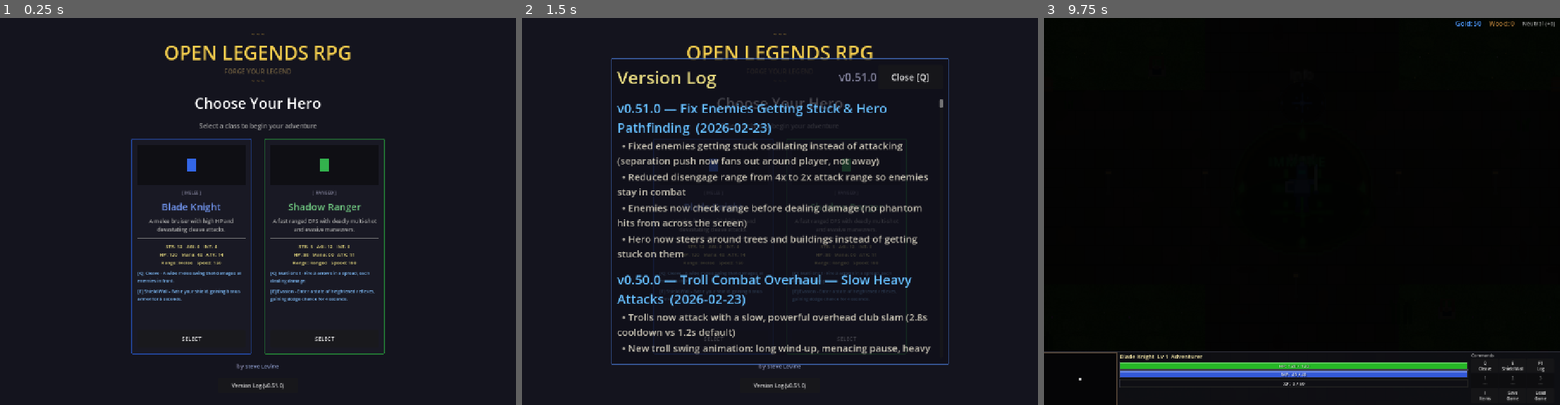
Above: before the commit, frames 1-3 (left to right).
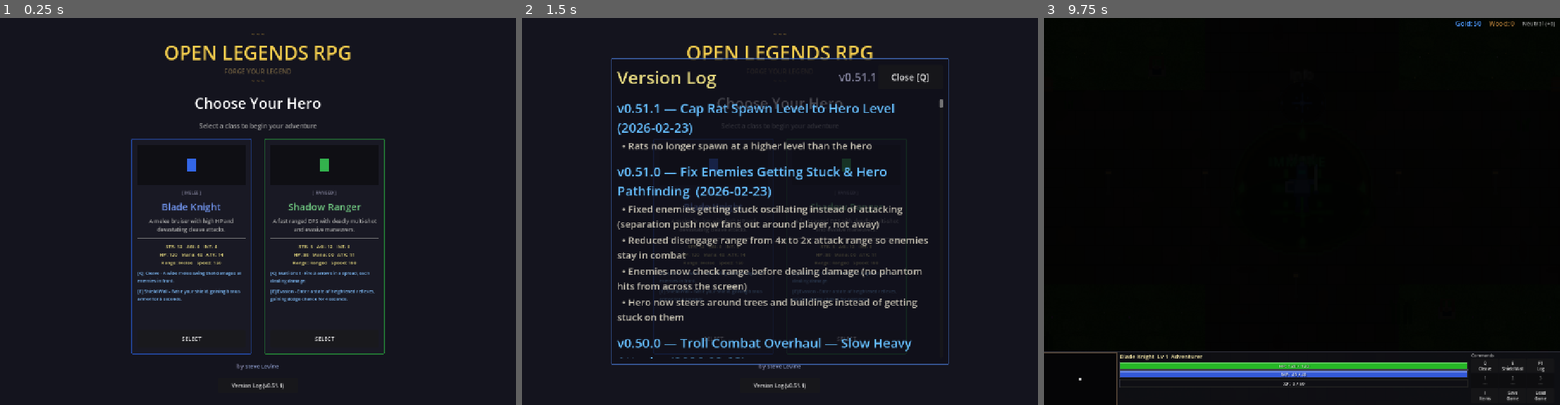
Above: after the commit, the same moments.

Repository: slxny/legends-open-rpg
Game: Godot game, scene res://scenes/main.tscn
Two runs of this game, one before a commit and one after it. Both use one fixed random seed, a clock stepped at 60 frames per second and the inputs below.
Inputs (mouse positions are in pixels of both pictures, inside the frame that each line leads up to):
- Up to frame 1 (0.25 s): no input
- Up to frame 2 (1.5 s): click "Version Log (v0.51.0)" (after the commit: "Version Log (v0.51.1)") at 0.5 s; click "SELECT" at 1.25 s
- Up to frame 3 (9.75 s): click "SELECT" at 2 s; tap Enter at 2.75, 4.25, 5.75 s; move the mouse to (1415, 192) at 2.77 s; hold D (move_right) 2.78-3.5 s; hold Q (ability_1) 2.78-3.5 s; click (1415, 192) at 2.92 s; tap Space (attack) at 3.5, 6.5 s; drag from (1198, 230) to (1276, 288) at 3.52 s; move the mouse to (1353, 126) at 4.27 s; hold D (move_right) 4.28-5 s; hold Space (attack) 4.28-5 s; drag from (1276, 288) to (1147, 153) at 5.02 s; move the mouse to (1456, 269) at 5.77 s; hold A (move_left) 5.78-6.5 s; tap 1 at 5.85 s; drag from (1147, 153) to (1224, 114) at 6.52 s; move the mouse to (1327, 211) at 7.27 s; hold S (move_down) 7.28-8 s; tap 3 at 7.35 s; click (1327, 211) at 7.42 s; drag from (1224, 114) to (1198, 230) at 8.02 s; move the mouse to (1415, 192) at 8.77 s; hold W (move_up) 8.78-9.5 s; hold Q (ability_1) 8.78-9.5 s; drag from (1198, 230) to (1276, 288) at 9.52 s

The runs differ from the first frame. In frame 1, less than 0.1% of the frame differs, in the area x 54-55%, y 94-96%; in frame 2, 10%, in the area x 18-80%, y 14-96%; in frame 3, nothing differs.

Commit message:
Cap rat spawn level to hero level
Rats could previously spawn up to player_level + 2 due to the global
enemy scaling formula. Now rat scaled_level is clamped to the hero's
current level so they never outpace the player.

https://claude.ai/code/session_01L3b9EJLMRKJDXXWSLJCZYh

Diff:
--- a/scenes/enemies/creep_camp.gd
+++ b/scenes/enemies/creep_camp.gd
@@ -324,6 +324,10 @@
 
 		# Scale enemy level to at least match the player's level (+0 to 2 bonus)
 		var scaled_level = max(base_level, player_level + randi_range(0, 2))
+
+		# Rats should never exceed the hero's level
+		if camp_type == "rat":
+			scaled_level = mini(scaled_level, player_level)
 
 		# Compute effective stats level: dampen growth for levels above natural range
 		# Boosted levels contribute at 85% rate so enemies genuinely match the hero
--- a/scenes/ui/changelog_dialog.gd
+++ b/scenes/ui/changelog_dialog.gd
@@ -9,9 +9,17 @@
 var _is_visible: bool = false
 var _is_mobile: bool = false
 
-const GAME_VERSION := "v0.51.0"
+const GAME_VERSION := "v0.51.1"
 
 const CHANGELOG: Array[Dictionary] = [
+	{
+		"version": "v0.51.1",
+		"title": "Cap Rat Spawn Level to Hero Level",
+		"date": "2026-02-23",
+		"entries": [
+			"Rats no longer spawn at a higher level than the hero",
+		]
+	},
 	{
 		"version": "v0.51.0",
 		"title": "Fix Enemies Getting Stuck & Hero Pathfinding",
